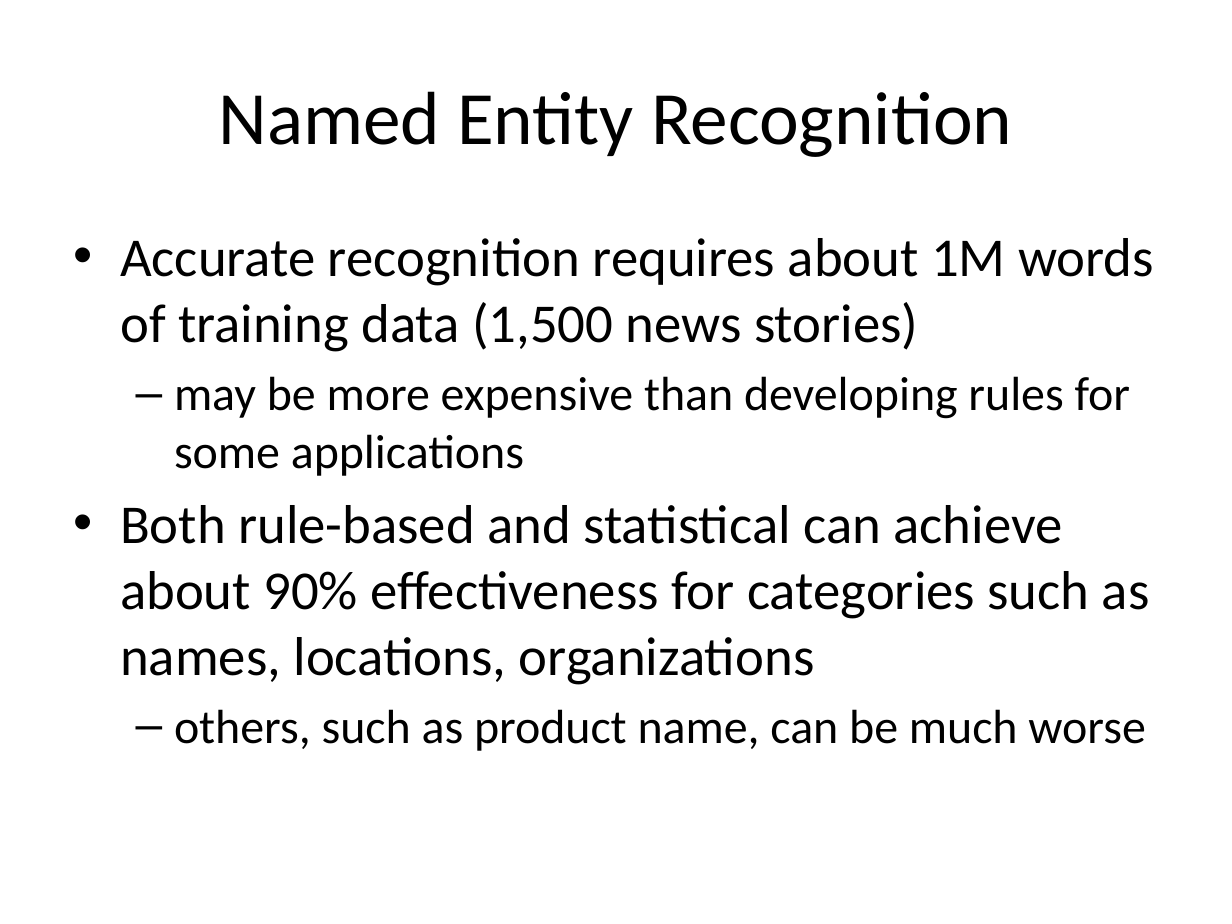
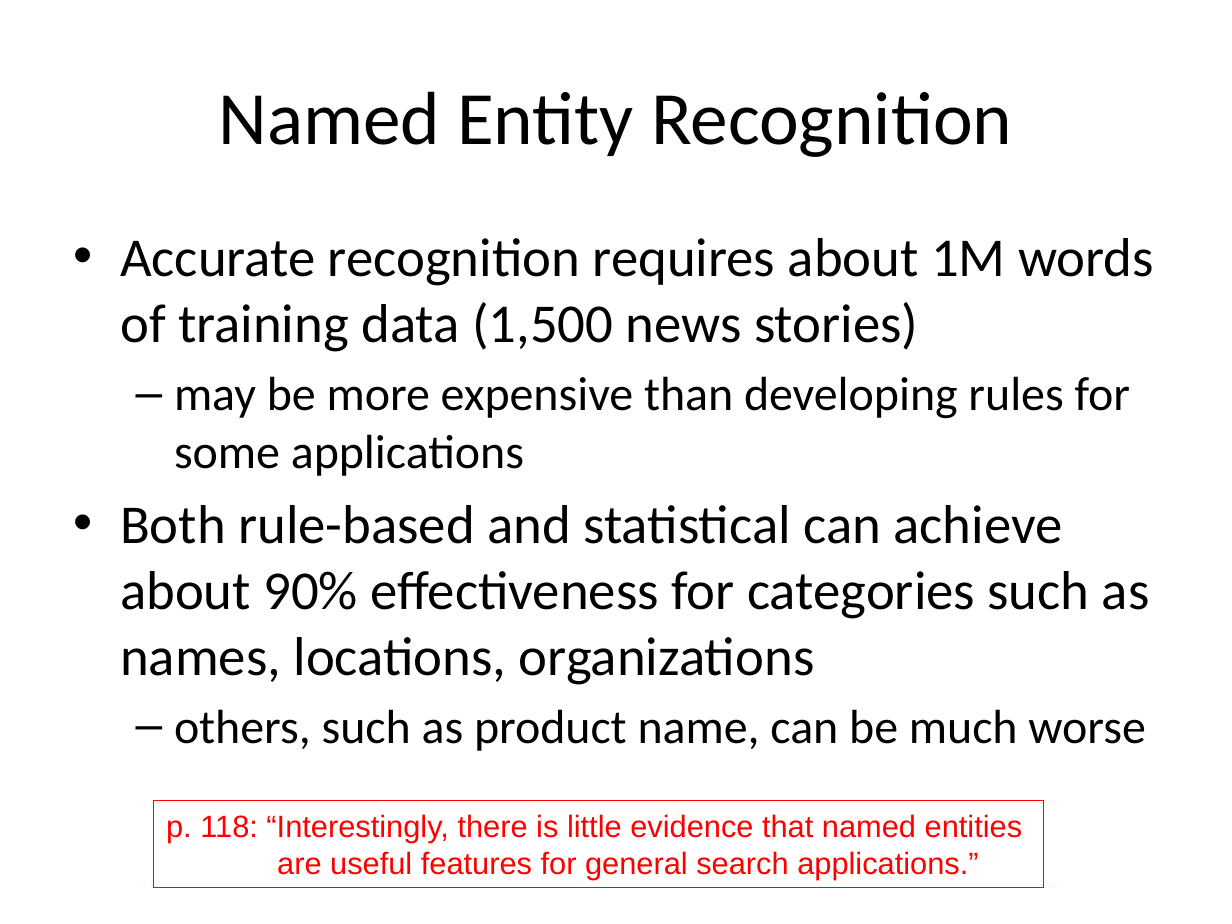
Before and after one commit to phvargas/cs834-f16, a slide deck: slide 96 of slides/chap4-mln.pptx. Drawn at 1232x924 pixels with LibreOffice and Linux fonts; fonts in the diff are those of the drawing. Boxes give left, top, right and bottom in pixels: in the first picture for what was removed or moved away, otherwise in the second. Text is boxed around its words. In the diff, an @@ line names an element or a change of style, - is before the commit and + after.

```diff
--- a/slides/chap4-mln.pptx
+++ b/slides/chap4-mln.pptx
@@ rectangle added at <box>154,801,1044,888</box>, outline #FF0000 0.75 pt, 18 pt, text #FF0000 @@
+p. 118: “Interestingly, there is little evidence that named entities
+are useful features for general search applications.”
```
Also in this commit, not shown: 8 other slides changed.
